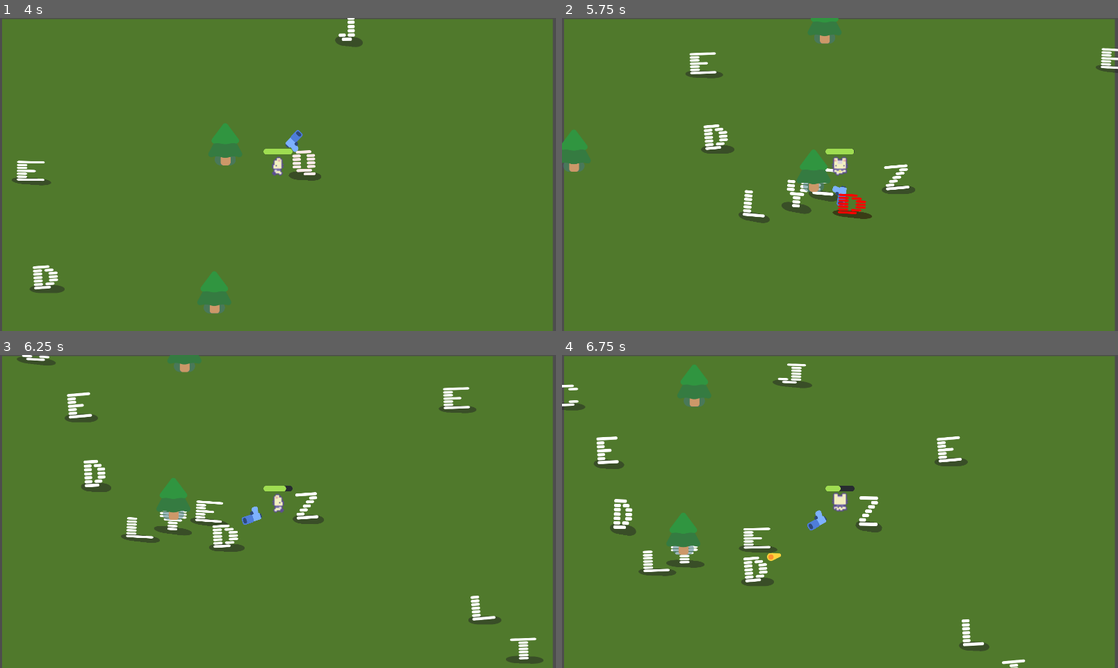
Above: before the commit, frames 1-4 (two rows, left to right).
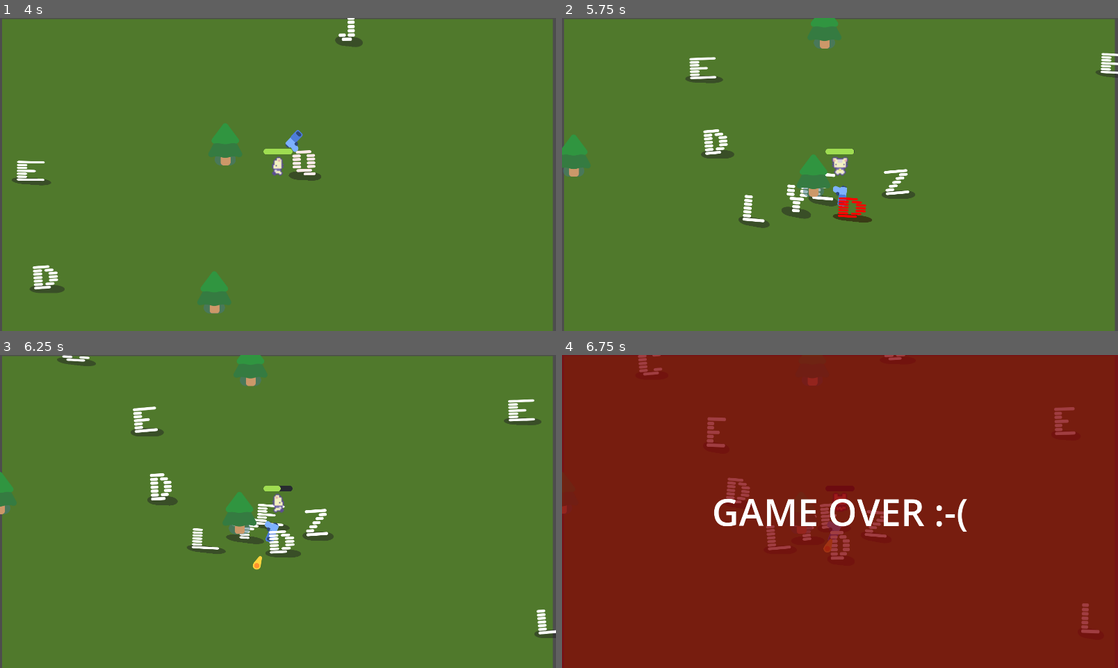
Above: after the commit, the same moments.

Repository: cu-jonas/cozy_cook
Game: Godot game, scene res://main.tscn
Two runs of this game, one before a commit and one after it. Both use one fixed random seed, a clock stepped at 60 frames per second and the inputs below.
Inputs:
- Up to frame 1 (4 s): tap Enter at 0.5 s; hold D (move_right) 0.53-1.28 s; hold S (move_down) 1.28-2.03 s; hold D (move_right) 2.03-2.78 s; hold W (move_up) 2.78-3.53 s; hold A (move_left) from 3.53 s (still down)
- Up to frame 2 (5.75 s): release A (move_left) at 5.03 s; hold S (move_down) from 5.03 s (still down)
- Up to frame 3 (6.25 s): release S (move_down) at 5.78 s; hold D (move_right) from 5.78 s (still down)
- Up to frame 4 (6.75 s): release D (move_right) at 6.53 s; hold W (move_up) from 6.53 s (still down)

Frame 1 is identical in both runs. In frame 2, 3.3% of the frame differs, in the area x 0-100%, y 0-68%; in frame 3, 6.9%; in frame 4, 100%, in the area x 0-100%, y 0-100%.

Commit message:
fixed collision layer on mobs

Diff:
--- a/characters/mob/mob.tscn
+++ b/characters/mob/mob.tscn
@@ -8,7 +8,7 @@
 radius = 50.0899
 
 [node name="Mob" type="CharacterBody2D"]
-collision_layer = 2
+collision_layer = 3
 collision_mask = 3
 script = ExtResource("1_nokgg")
 
